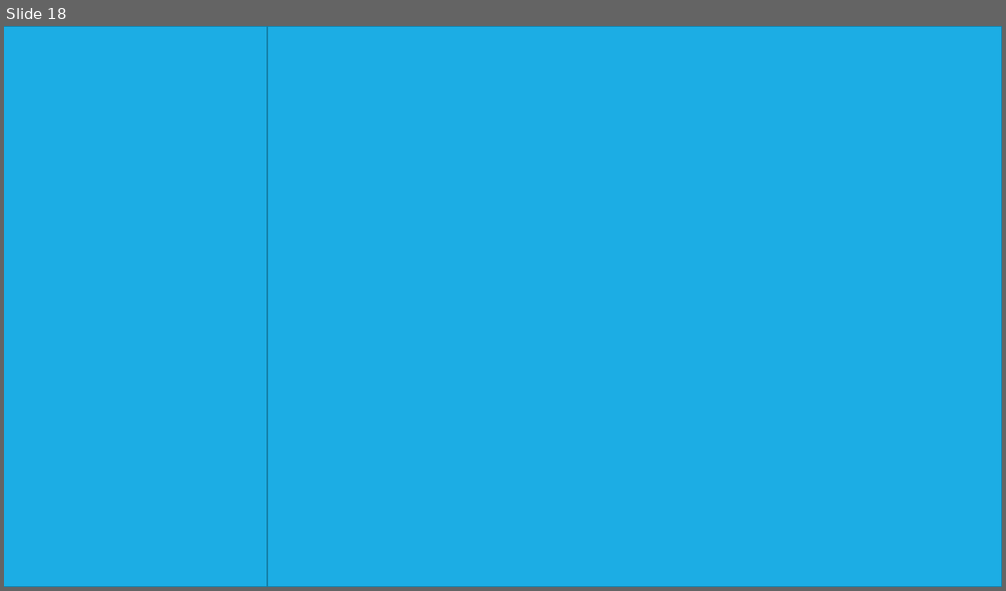
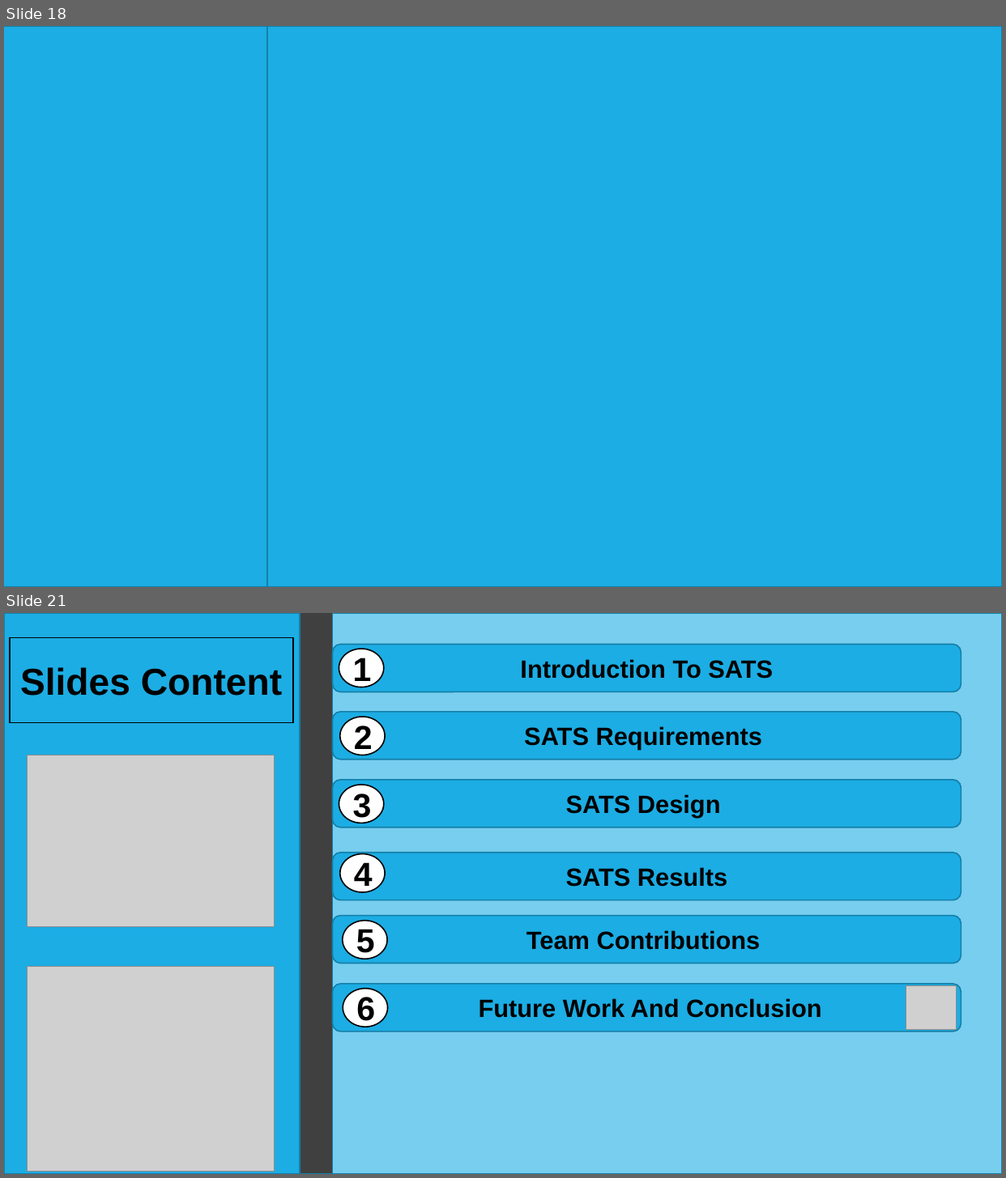
Before and after one commit to hashem-ali/SATS, a slide deck: ProjectPhases/Project-Phase-03-CS310-F-171.pptx. Shown one above the other, each under a label of ours: slide 18 before the commit, slides 18 and 21 after it; the slides between them are not shown. The pictures are 1006x591 and 1006x1178 pixels, drawn with LibreOffice and Linux fonts; fonts in the diff are those of the drawing; grey boxes stand for pictures. Boxes give left, top, right and bottom in pixels: in the first picture for what was removed or moved away, otherwise in the second. Text is boxed around its words. In the diff, an @@ line names an element or a change of style, - is before the commit and + after.

```diff
--- a/ProjectPhases/Project-Phase-03-CS310-F-171.pptx
+++ b/ProjectPhases/Project-Phase-03-CS310-F-171.pptx
@@ slide 21 added at <box>4,613,1002,1174</box>, background #FFFFFF; not listed: 1 template element that a slide beside it also shows @@
@@ rectangle added at <box>4,613,317,1174</box>, fill #1CADE4, outline #1580A9 1.25 pt @@
@@ rectangle added at <box>300,613,333,1174</box>, fill #404040, outline #1580A9 1.25 pt @@
@@ rectangle added at <box>333,613,1002,1174</box>, fill #77CEEF, outline #1580A9 1.25 pt @@
@@ rectangle added at <box>9,637,293,723</box>, fill #1CADE4, outline #000000 1.25 pt, 36 pt, text #000000, bold @@
+Slides Content
@@ rounded rectangle added at <box>333,645,961,692</box>, fill #1CADE4, outline #1580A9 1.25 pt, 24 pt, text #000000, bold @@
+Introduction To SATS
@@ ellipse added at <box>339,649,385,687</box>, fill #FFFFFF, outline #000000 1.25 pt, 32 pt, text #000000, bold @@
+1
@@ rounded rectangle added at <box>333,712,961,760</box>, fill #1CADE4, outline #1580A9 1.25 pt, 24 pt, text #000000, bold @@
+SATS Requirements
@@ ellipse added at <box>340,717,385,756</box>, fill #FFFFFF, outline #000000 1.25 pt, 32 pt, text #000000, bold @@
+2
@@ picture added at <box>27,756,275,927</box> @@
@@ rounded rectangle added at <box>333,780,961,828</box>, fill #1CADE4, outline #1580A9 1.25 pt, 24 pt, text #000000, bold @@
+SATS Design
@@ ellipse added at <box>339,785,385,823</box>, fill #FFFFFF, outline #000000 1.25 pt, 32 pt, text #000000, bold @@
+3
@@ rounded rectangle added at <box>333,853,961,901</box>, fill #1CADE4, outline #1580A9 1.25 pt, 24 pt, text #000000, bold @@
+SATS Results
@@ ellipse added at <box>340,854,385,892</box>, fill #FFFFFF, outline #000000 1.25 pt, 32 pt, text #000000, bold @@
+4
@@ rounded rectangle added at <box>333,915,961,964</box>, fill #1CADE4, outline #1580A9 1.25 pt, 24 pt, text #000000, bold @@
+Team Contributions
@@ ellipse added at <box>343,921,387,959</box>, fill #FFFFFF, outline #000000 1.25 pt, 32 pt, text #000000, bold @@
+5
@@ picture added at <box>27,967,275,1172</box> @@
@@ line added from (103, 979) to (911, 979), #404040 1 pt @@
@@ rounded rectangle added at <box>333,984,961,1033</box>, fill #1CADE4, outline #1580A9 1.25 pt, 24 pt, text #000000, bold @@
+Future Work And Conclusion
@@ ellipse added at <box>343,989,388,1027</box>, fill #FFFFFF, outline #000000 1.25 pt, 32 pt, text #000000, bold @@
+6
@@ picture added at <box>906,986,957,1030</box> @@
```
Also in this commit, not shown: 7 slides changed, 3 other slides added.
